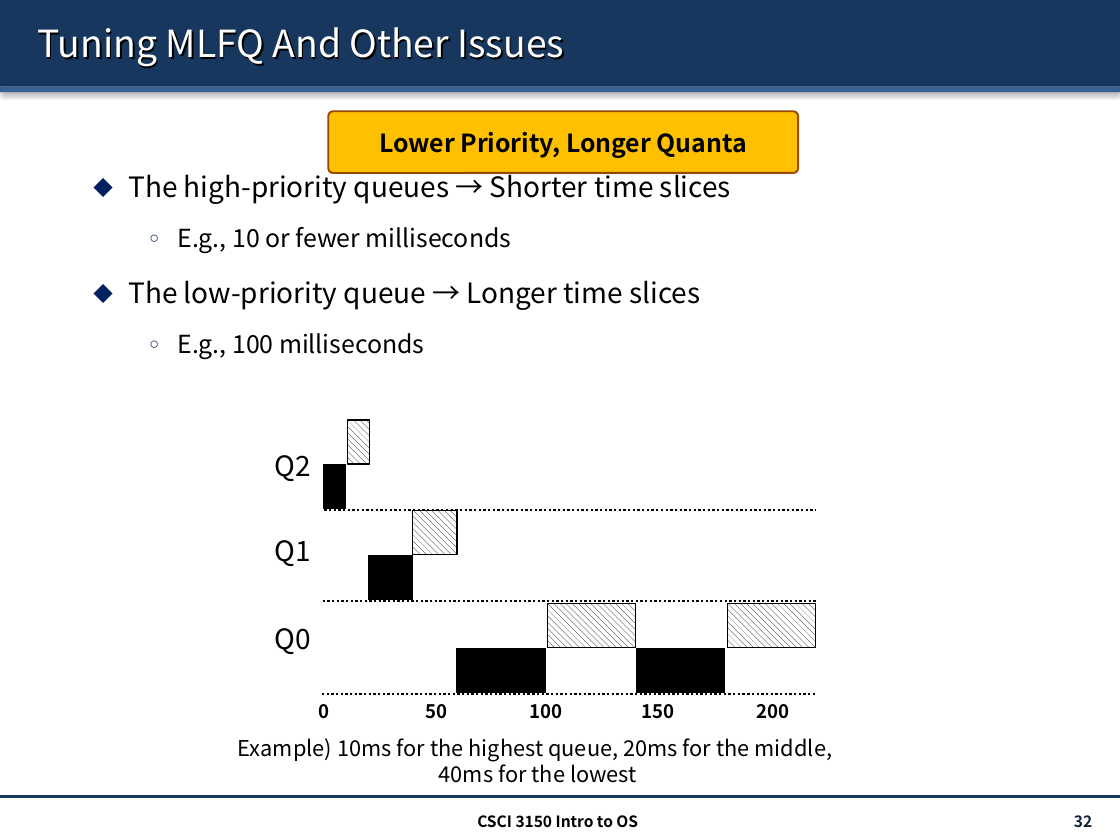
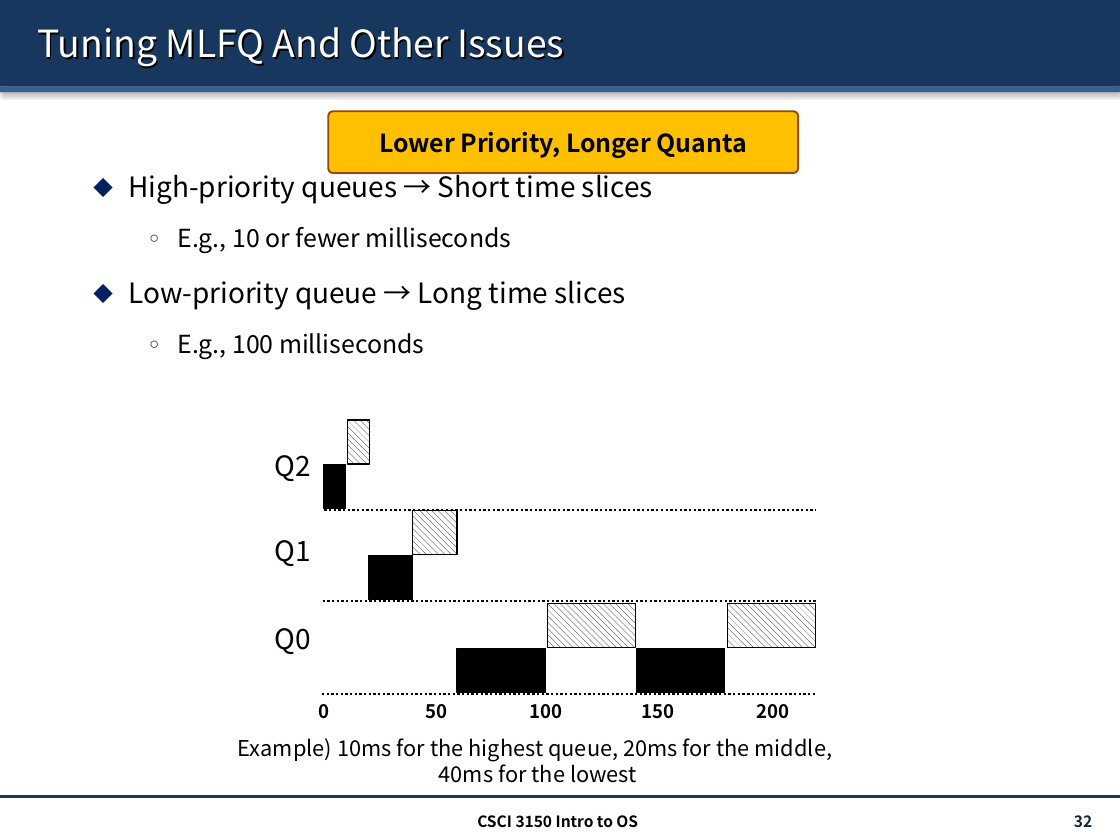
Before and after one commit to henryhxu/CSCI3150, a slide deck: slide 32 of lecture/lec9_sched.pptx. Drawn at 1120x840 pixels with LibreOffice and Linux fonts; fonts in the diff are those of the drawing. Boxes give left, top, right and bottom in pixels: in the first picture for what was removed or moved away, otherwise in the second. Text is boxed around its words. In the diff, an @@ line names an element or a change of style, - is before the commit and + after.

```diff
--- a/lecture/lec9_sched.pptx
+++ b/lecture/lec9_sched.pptx
@@ text at [128,169,653,204]: text changed @@
-  ⬥ The high-priority queues → Shorter time slices
+  ⬥ High-priority queues → Short time slices
@@ text at [128,280,626,310]: text changed @@
-  ⬥ The low-priority queue → Longer time slices
+  ⬥ Low-priority queue → Long time slices
```
Also in this commit, not shown: 18 other slides changed, 1 other file.
